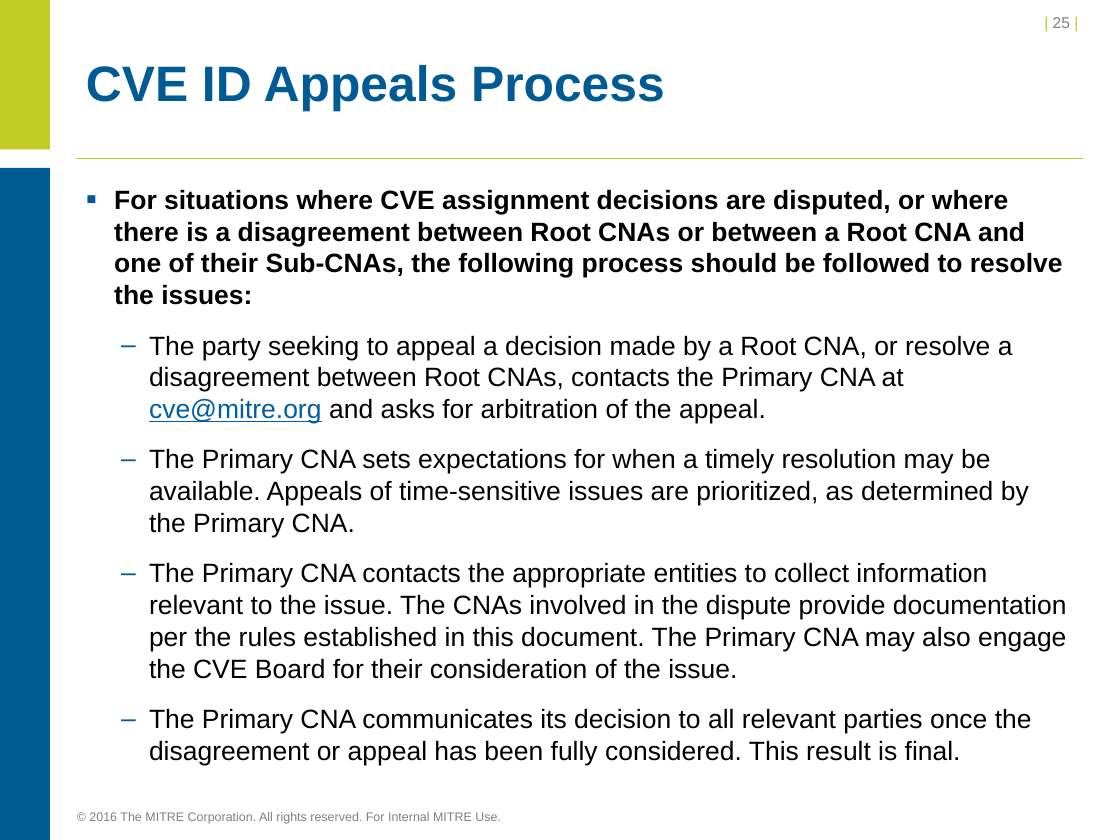
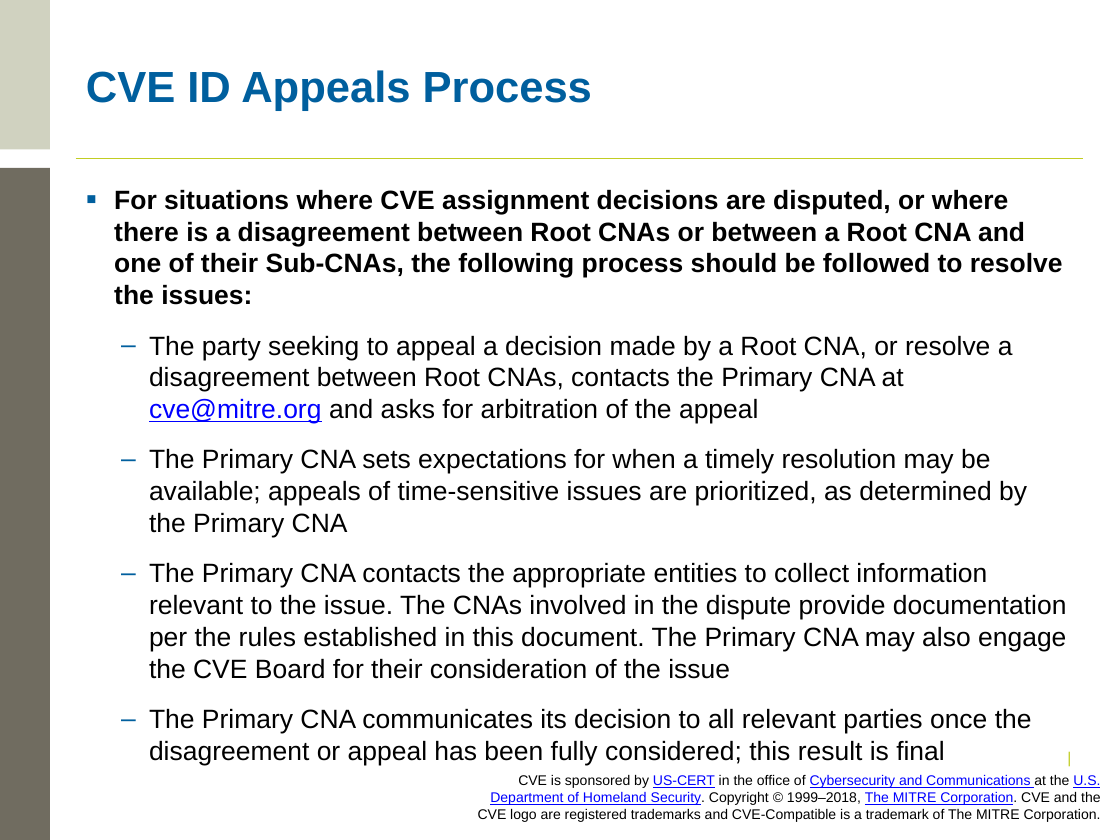
Before and after one commit to CVEProject/cveproject.github.io, a slide deck: slide 40 of cna/Becoming a CNA.pptx (slide 25 before the commit). Drawn at 1120x840 pixels with LibreOffice and Linux fonts; fonts in the diff are those of the drawing; background and template pictures are left out. Boxes give left, top, right and bottom in pixels: in the first picture for what was removed or moved away, otherwise in the second. Text is boxed around its words. In the diff, an @@ line names an element or a change of style, - is before the commit and + after.

```diff
--- a/cna/Becoming a CNA.pptx
+++ b/cna/Becoming a CNA.pptx
@@ rectangle at box(0, 0, 50, 149): fill #C1CD23 to #D0D2C0 @@
@@ page number removed at box(1053, 17, 1070, 28) @@
-| 25 |
@@ title "CVE ID Appeals Process" at box(86, 70, 592, 111): size 32 to 28 pt, text colour #005B94 to #005F9E @@
@@ rectangle at box(0, 168, 50, 840): fill #005B94 to #706C60 @@
@@ text at box(149, 335, 1067, 734): text changed @@
-  – The party seeking to appeal a decision made by a Root CNA, or resolve a disagreement between Root CNAs, contacts the Primary CNA at cve@mitre.org and asks for arbitration of the appeal.
-  – The Primary CNA sets expectations for when a timely resolution may be available. Appeals of time-sensitive issues are prioritized, as determined by the Primary CNA.
-  – The Primary CNA contacts the appropriate entities to collect information relevant to the issue. The CNAs involved in the dispute provide documentation per the rules established in this document. The Primary CNA may also engage the CVE Board for their consideration of the issue.
-  – The Primary CNA communicates its decision to all relevant parties once the disagreement or appeal has been fully considered. This result is final.
+  – The party seeking to appeal a decision made by a Root CNA, or resolve a disagreement between Root CNAs, contacts the Primary CNA at cve@mitre.org and asks for arbitration of the appeal
+  – The Primary CNA sets expectations for when a timely resolution may be available; appeals of time-sensitive issues are prioritized, as determined by the Primary CNA
+  – The Primary CNA contacts the appropriate entities to collect information relevant to the issue. The CNAs involved in the dispute provide documentation per the rules established in this document. The Primary CNA may also engage the CVE Board for their consideration of the issue
+  – The Primary CNA communicates its decision to all relevant parties once the disagreement or appeal has been fully considered; this result is final
@@ text added at box(478, 775, 1101, 822), 9 pt, text #000000 @@
+CVE is sponsored by US-CERT in the office of Cybersecurity and Communications at the U.S. Department of Homeland Security. Copyright © 1999–2018, The MITRE Corporation. CVE and the CVE logo are registered trademarks and CVE-Compatible is a trademark of The MITRE Corporation.
@@ text added at box(1021, 750, 1082, 773), 10 pt, text #C1CD23 @@
+|
@@ text removed at box(89, 812, 501, 824) @@
-© 2016 The MITRE Corporation. All rights reserved. For Internal MITRE Use.
```
Also in this commit, not shown: 36 other slides changed, 3 slides added, 1 slide removed.
